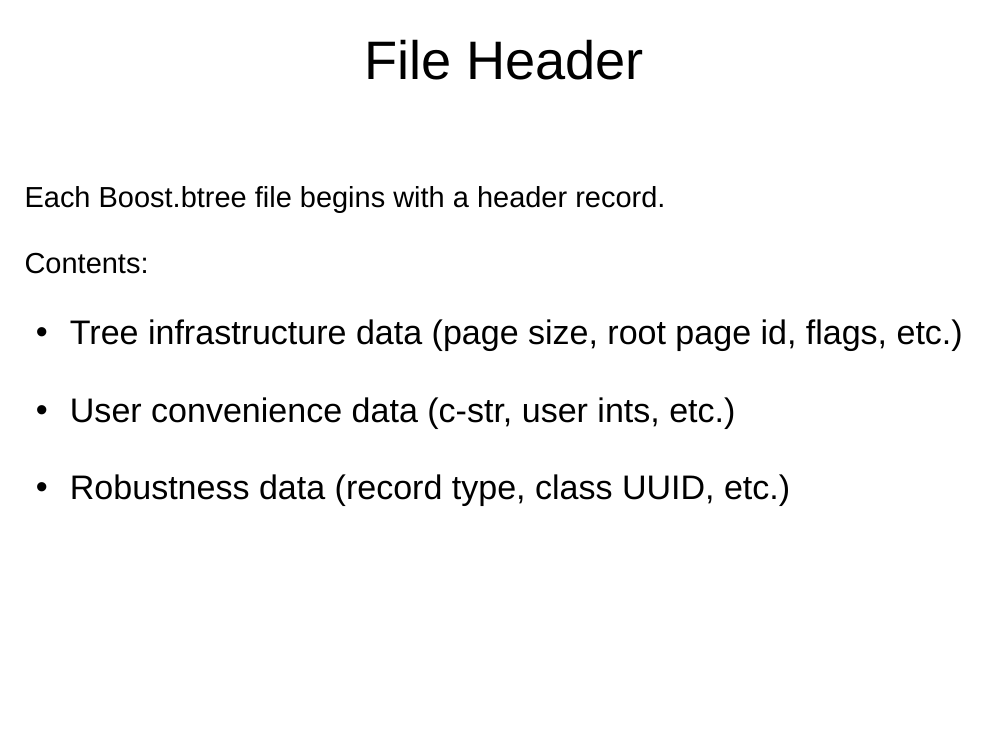
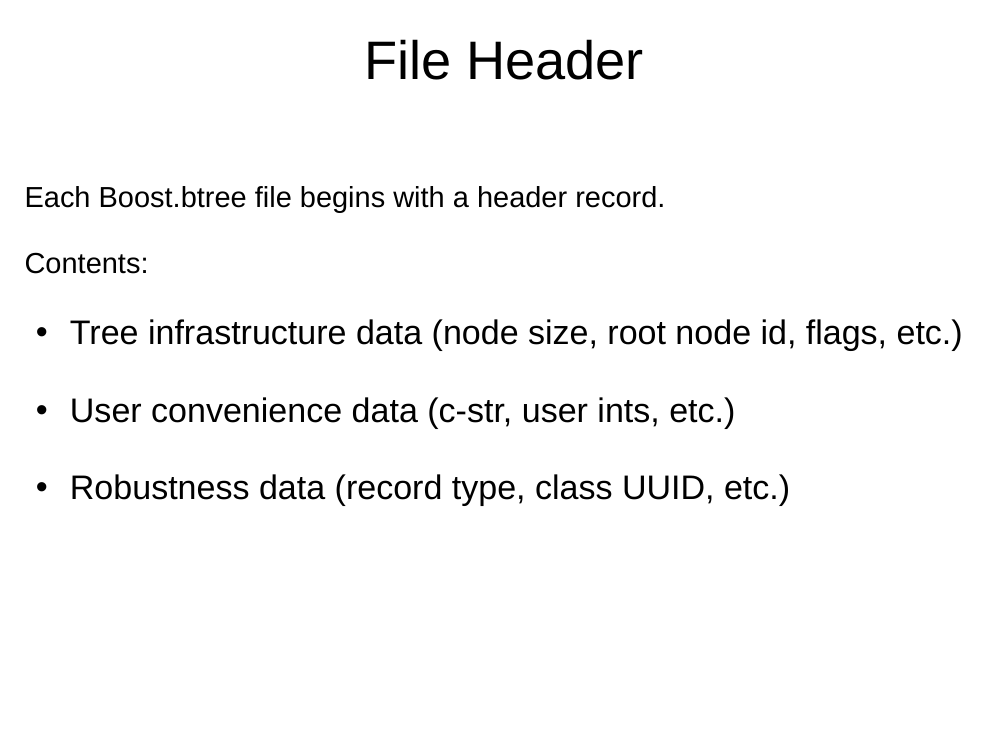
Before and after one commit to Beman/btree, a slide deck: slide 40 of libs/btree/doc/Proposed-B-tree-library.ppt. Drawn at 1008x756 pixels with LibreOffice and Linux fonts; fonts in the diff are those of the drawing; background and template pictures are left out. Boxes give left, top, right and bottom in pixels: in the first picture for what was removed or moved away, otherwise in the second. Text is boxed around its words. In the diff, an @@ line names an element or a change of style, - is before the commit and + after.

```diff
--- a/libs/btree/doc/Proposed-B-tree-library.ppt
+++ b/libs/btree/doc/Proposed-B-tree-library.ppt
@@ text at <box>70,319,963,351</box>: text changed @@
-  • Tree infrastructure data (page size, root page id, flags, etc.)
+  • Tree infrastructure data (node size, root node id, flags, etc.)
```
Also in this commit, not shown: 1 other slide changed.
